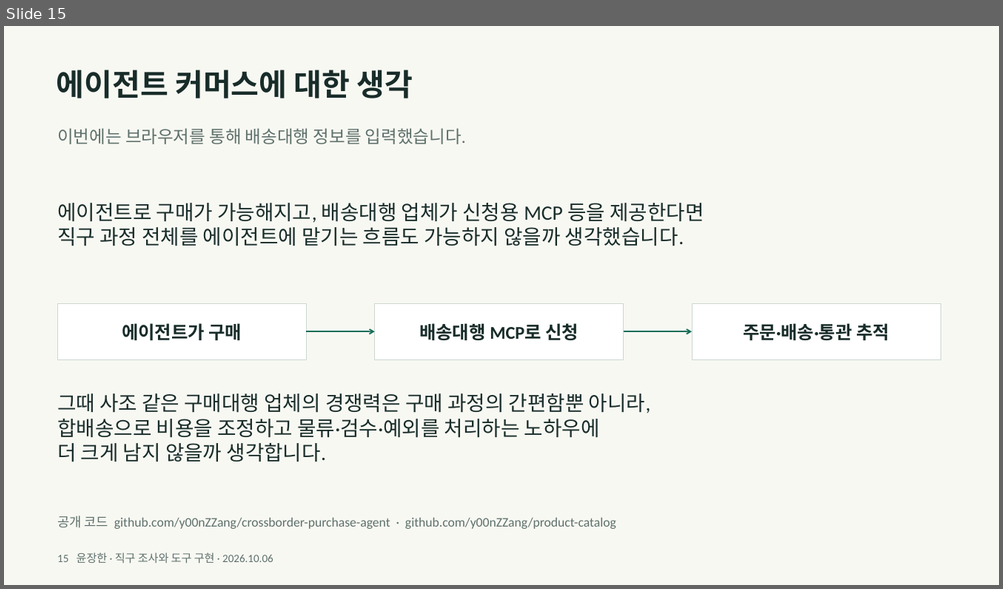
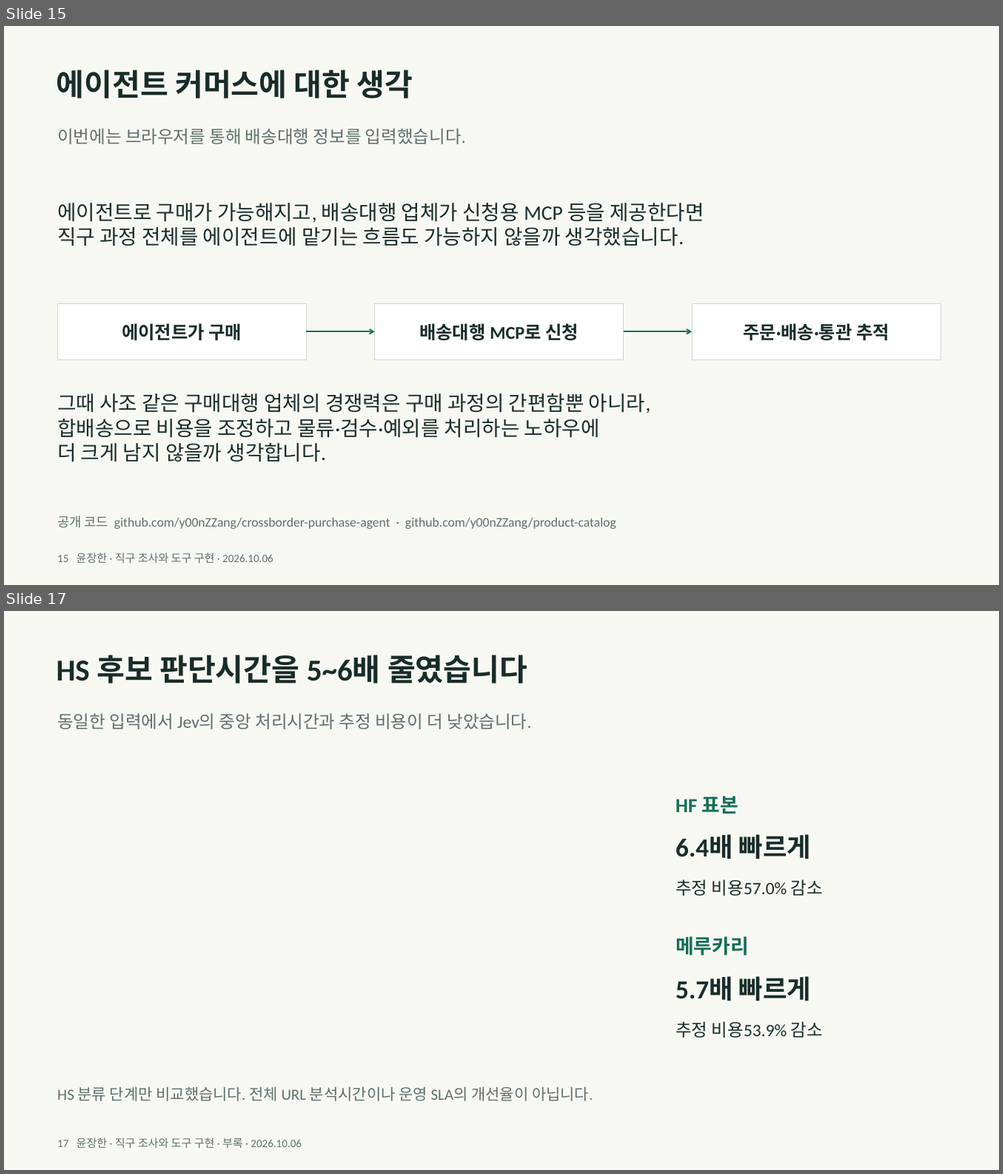
Before and after one commit to y00nZZang/crossborder-purchase-agent, a slide deck: portfolio/crossborder-portfolio.pptx. Shown one above the other, each under a label of ours: slide 15 before the commit, slides 15 and 17 after it; the slides between them are not shown. The pictures are 1003x589 and 1003x1174 pixels, drawn with LibreOffice and Linux fonts; fonts in the diff are those of the drawing. Boxes give left, top, right and bottom in pixels: in the first picture for what was removed or moved away, otherwise in the second. Text is boxed around its words. In the diff, an @@ line names an element or a change of style, - is before the commit and + after.

```diff
--- a/portfolio/crossborder-portfolio.pptx
+++ b/portfolio/crossborder-portfolio.pptx
@@ slide 17 added at [4,611,999,1170], background #F8F8F3 @@
@@ text added at [57,655,527,684], 36.8 pt, text #182C29, bold @@
+HS 후보 판단시간을 5~6배 줄였습니다
@@ text added at [57,713,531,729], 21 pt, text #5E706B @@
+동일한 입력에서 Jev의 중앙 처리시간과 추정 비용이 더 낮았습니다.
@@ text added at [675,796,738,814], 24 pt, text #156E58, bold @@
+HF 표본
@@ text added at [675,834,811,859], 31.5 pt, text #182C29, bold @@
+6.4배 빠르게
@@ text added at [675,880,822,896], 21 pt, text #182C29 @@
+추정 비용57.0% 감소
@@ text added at [675,937,748,956], 24 pt, text #156E58, bold @@
+메루카리
@@ text added at [675,977,811,1001], 31.5 pt, text #182C29, bold @@
+5.7배 빠르게
@@ text added at [675,1022,822,1038], 21 pt, text #182C29 @@
+추정 비용53.9% 감소
@@ text added at [57,1087,592,1102], 18.8 pt, text #5E706B @@
+HS 분류 단계만 비교했습니다. 전체 URL 분석시간이나 운영 SLA의 개선율이 아닙니다.
@@ text added at [57,1138,301,1148], 13.5 pt, text #5E706B @@
+17 윤장한 · 직구 조사와 도구 구현 · 부록 · 2026.10.06
```
Also in this commit, not shown: 2 other slides added, 3 other files.
